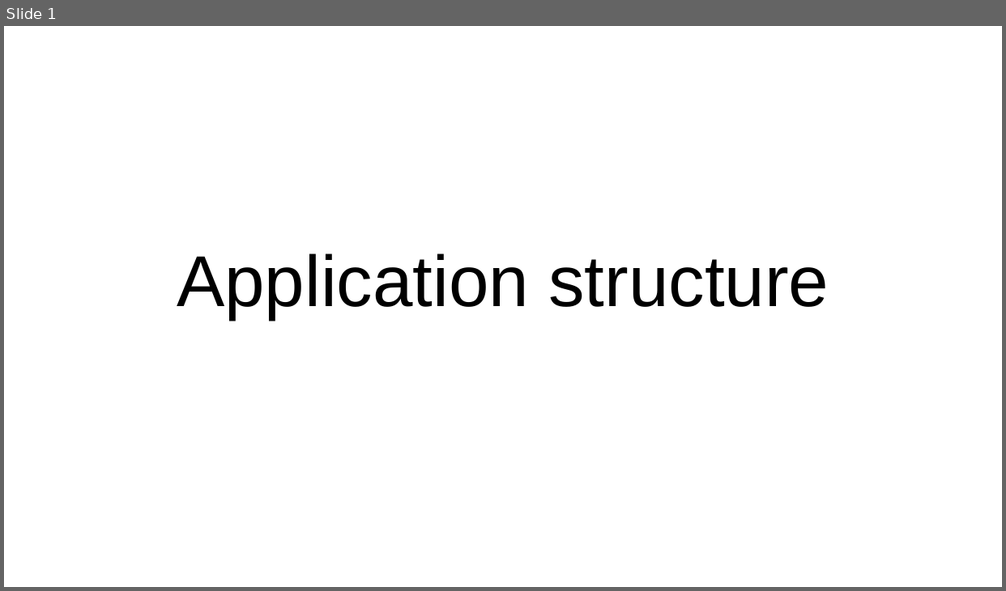
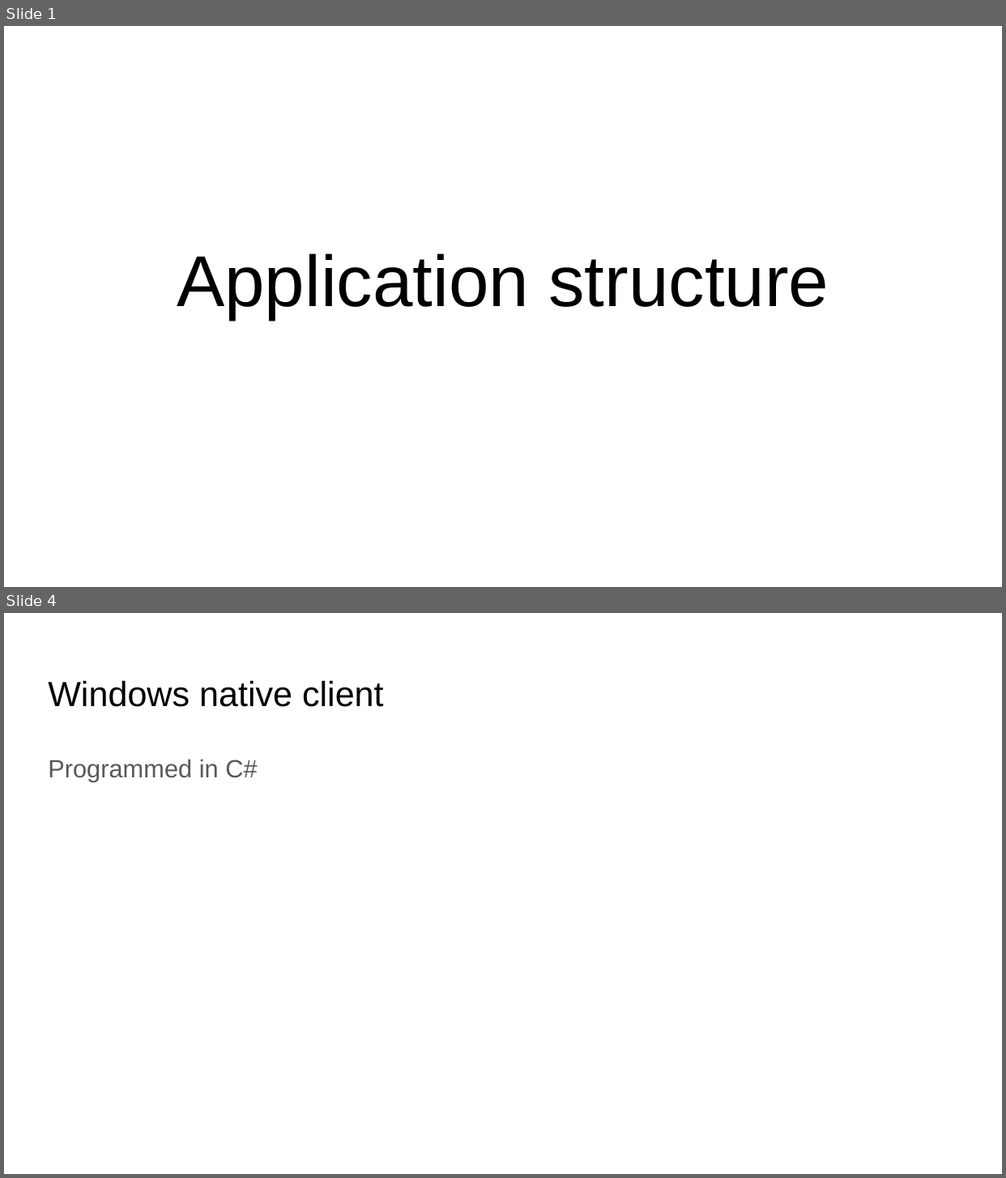
Before and after one commit to transcend-capital/stock-screener, a slide deck: Application structure.pptx. Shown one above the other, each under a label of ours: slide 1 before the commit, slides 1 and 4 after it; the slides between them are not shown. The pictures are 1006x591 and 1006x1178 pixels, drawn with LibreOffice and Linux fonts; fonts in the diff are those of the drawing. Boxes give left, top, right and bottom in pixels: in the first picture for what was removed or moved away, otherwise in the second. Text is boxed around its words. In the diff, an @@ line names an element or a change of style, - is before the commit and + after.

```diff
--- a/Application structure.pptx
+++ b/Application structure.pptx
@@ slide 4 added at (4, 613, 1002, 1174), background #FFFFFF @@
@@ title added at (48, 680, 384, 707), 25.2 pt, text #000000 @@
+Windows native client
@@ text added at (48, 759, 257, 782), 18 pt, text #595959 @@
+Programmed in C#
```
Also in this commit, not shown: 1 slide changed, 1 other slide added, 5 other files.
